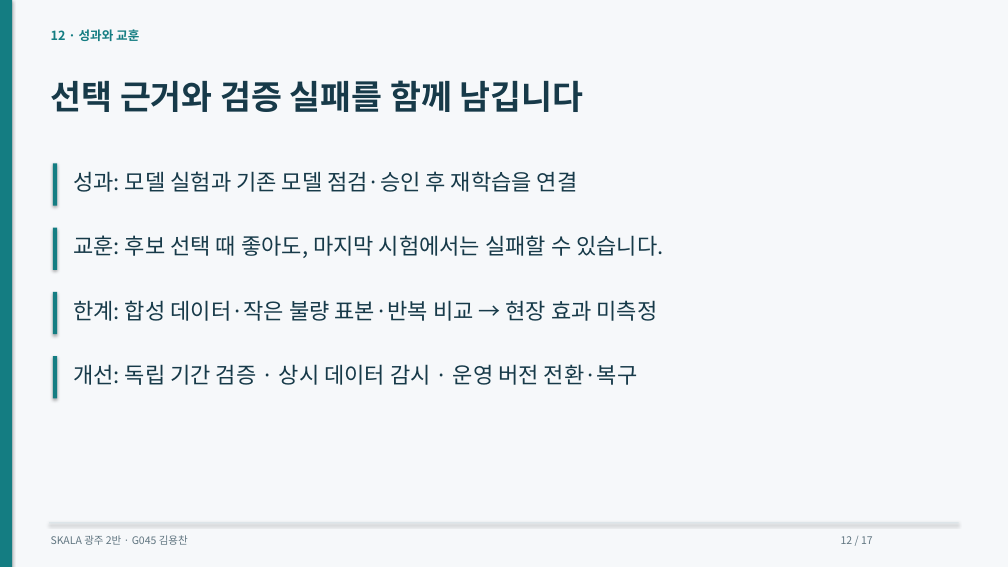
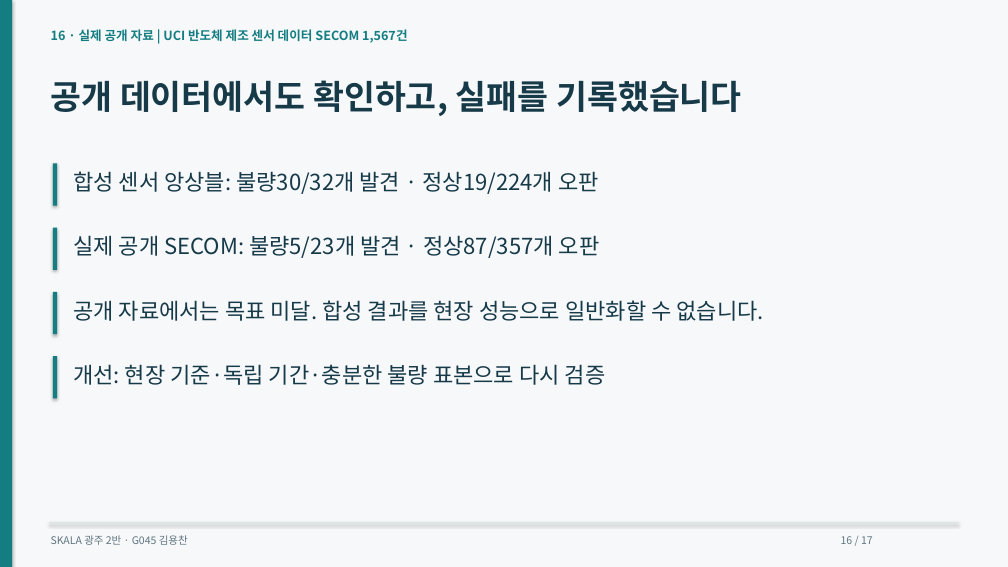
Before and after one commit to dragonchan95/Semiconductor-AI-Agent, a slide deck: slide 16 of docs/G045_Semiconductor_Agent.pptx (slide 12 before the commit). Drawn at 1008x567 pixels with LibreOffice and Linux fonts; fonts in the diff are those of the drawing. Boxes give left, top, right and bottom in pixels: in the first picture for what was removed or moved away, otherwise in the second. Text is boxed around its words. In the diff, an @@ line names an element or a change of style, - is before the commit and + after.

```diff
--- a/docs/G045_Semiconductor_Agent.pptx
+++ b/docs/G045_Semiconductor_Agent.pptx
@@ text at (x1=51, y1=29, x2=407, y2=43): text changed @@
-12 · 성과와 교훈
+16 · 실제 공개 자료 | UCI 반도체 제조 센서 데이터 SECOM 1,567건
@@ text at (x1=51, y1=80, x2=741, y2=116): text changed @@
-선택 근거와 검증 실패를 함께 남깁니다
+공개 데이터에서도 확인하고, 실패를 기록했습니다
@@ text at (x1=73, y1=171, x2=599, y2=194): text changed @@
-성과: 모델 실험과 기존 모델 점검·승인 후 재학습을 연결
+합성 센서 앙상블: 불량30/32개 발견 · 정상19/224개 오판
@@ text at (x1=73, y1=235, x2=600, y2=258): text changed @@
-교훈: 후보 선택 때 좋아도, 마지막 시험에서는 실패할 수 있습니다.
+실제 공개 SECOM: 불량5/23개 발견 · 정상87/357개 오판
@@ text at (x1=73, y1=300, x2=764, y2=321): text changed @@
-한계: 합성 데이터·작은 불량 표본·반복 비교 → 현장 효과 미측정
+공개 자료에서는 목표 미달. 합성 결과를 현장 성능으로 일반화할 수 없습니다.
@@ text at (x1=73, y1=364, x2=606, y2=385): text changed @@
-개선: 독립 기간 검증 · 상시 데이터 감시 · 운영 버전 전환·복구
+개선: 현장 기준·독립 기간·충분한 불량 표본으로 다시 검증
@@ text at (x1=841, y1=536, x2=873, y2=544): text changed @@
-12 / 17
+16 / 17
```
Also in this commit, not shown: 13 other slides changed, 1 slide added, 1 slide removed, 15 other files.
